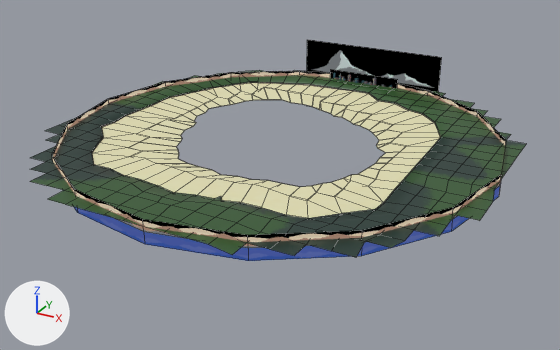
A saved change to the Blender file samples/golf/mod_kit/skybox.blend.
Rendered twice from a 50 mm lens placed at (15.9, -29.0, 12.8), pointed at (0.3, -0.6, -1.3). Arrows for +X, +Y and +Z are at lower left; the lights stay in place. Mesh edges are drawn as thin lines.

The older version as bpy lines, for what is in view:
```python
mat_fields = principled_material('fields')
mat_fields.texture = img_farmland_png
mat_fields.roughness = 0.4
mat_sand = principled_material('sand')
mat_sand.texture = img_light_sand_png
me_plane = bpy.data.meshes.new('Plane')
me_plane.from_pydata(...)  # 8 vertices, 2 faces; spans x -4.0..4.0, y 10.5, z -2.0..2.0
me_plane.materials.append(mat_mountain)
me_plane_001 = bpy.data.meshes.new('Plane.001')
me_plane_001.from_pydata(...)  # 8 vertices, 2 faces; spans x -2.0..2.0, y 9.5, z -0.75..0.75
me_plane_001.materials.append(mat_skyline)
me_plane_005 = bpy.data.meshes.new('Plane.005')
me_plane_005.from_pydata(...)  # 552 vertices, 426 faces; spans x -10.0..10.2, y -10.2..10.0, z -0.1..0.2
me_plane_005.polygons.foreach_set('use_smooth', [True] * 426)
# faces by material slot: [244, 182]
me_plane_005.materials.append(mat_fields)  # picture img_farmland_png
me_plane_005.materials.append(mat_sand)  # picture img_light_sand_png
ob_mountains = bpy.data.objects.new('Mountains', me_plane)
ob_mountains.location = (0.0, 0.0, 0.0)
ob_skyline = bpy.data.objects.new('Skyline', me_plane_001)
ob_skyline.location = (0.0, 0.0, 0.0)
ob_tropical = bpy.data.objects.new('tropical', me_plane_005)
ob_tropical.location = (0.0, 0.0, 0.0)
# also in view: 'Horizon' at (0.0, 0.0, 0.0)
```
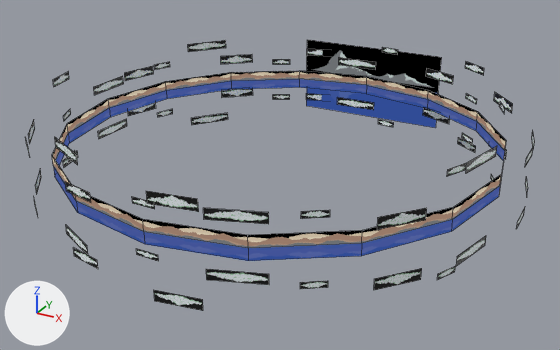
Location of each change, (x1, y1, x2, y2) in pixels of the pictures (560 x 350 px; the box of a moved part takes in the faces that stretch with it):
'tropical', hidden: before (30, 70, 526, 257)
'Clouds', added: after (25, 40, 535, 311)
'Skyline', hidden: before (330, 70, 398, 89)
part 1 of me_plane_005, moved or reshaped (not visible afterwards): before (62, 70, 466, 230)
part 2 of me_plane_005, surface changed (beige): before (211, 91, 399, 179)

The change, as a list of edits to the scene's bpy script:
```text
Add img_beach_png:
    img_beach_png = load_image('beach.png', '../assets/golf/images/skybox/beach.png', 512, 512, 'sRGB')
Add img_cloud01_png:
    img_cloud01_png = load_image('cloud01.png', '../assets/golf/images/skybox/cloud01.png', 1024, 64, 'sRGB')
Change mat_fields:
    remove # nodes: BsdfPrincipled, OutputMaterial, TexImage
    nodes: Mix, OutputMaterial, SeparateColor, TexImage, VertexColor
Change mat_sand:
    mat_sand.texture: img_light_sand_png -> img_beach_png
Add mat_clouds:
    mat_clouds = principled_material('clouds')
    mat_clouds.texture = img_cloud01_png
Change me_plane_005:
    used by ob_tropical; location = (0.0, 0.0, 0.0)
    remove me_plane_005.from_pydata(...)  # 552 vertices, 426 faces; spans x -10.0..10.2, y -10.2..10.0, z -0.1..0.2
    add me_plane_005.from_pydata(...)  # 704 vertices, 464 faces; spans x -10.0..10.2, y -10.2..10.0, z -0.1..0.3
    me_plane_005 part 1: 238 vertices moved from x -8.2..6.6, y -7.0..8.2, z -0.1..0.2 to x -7.9..6.3, y -6.7..7.9, z -0.1..0.2; 152 vertices added at x -7.2..5.9, y -5.8..7.6, z 0.0..0.1
    me_plane_005 part 2: 207 kept faces spanning x -7.9..6.3, y -6.7..7.9, z -0.1..0.2 get new texture (UV) coordinates
Add me_plane_008:
    me_plane_008.from_pydata(...)  # 232 vertices, 58 faces; spans x -10.8..10.9, y -10.8..10.7, z -2.4..2.4
    me_plane_008.materials.append(mat_clouds)  # picture img_cloud01_png
Change ob_skyline:
    add ob_skyline.hide_set(True)
Change ob_tropical:
    add ob_tropical.hide_set(True)
Add ob_clouds:
    ob_clouds = bpy.data.objects.new('Clouds', me_plane_008)
    ob_clouds.location = (0.0, 0.0, 0.0)
```
